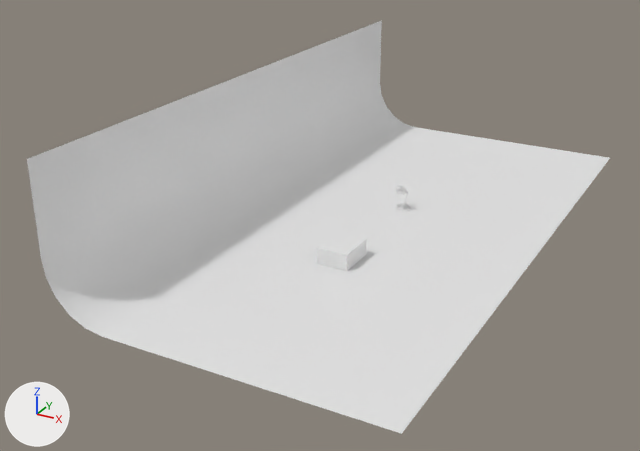
The Blender file BlenderCourse/Lamp Animation/Scene/AnimatedLamp.blend: old version first, new version second.
Both versions are drawn from a camera (50 mm lens) standing at (21.6, -48.2, 22.8) and looking at (-2.9, -3.5, 0.5). The lights are fixed; the arrows at lower left show +X, +Y and +Z.

In view in the first picture: 'BoxPlaceHolder', 'Lamp', 'Plane'.
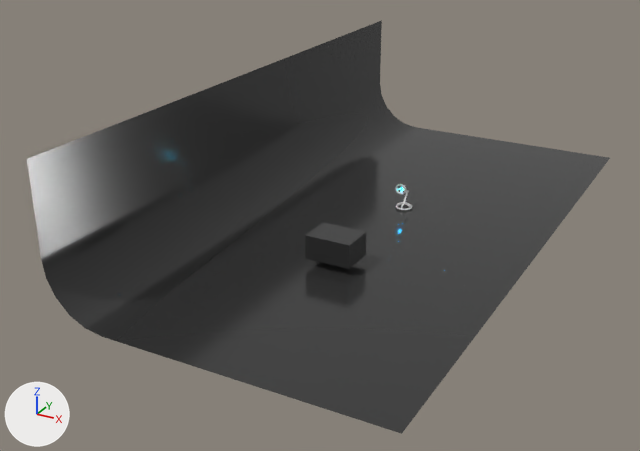
Changed parts and their boxes [x1, y1, x2, y2] in the pictures (640 x 451 px):
'Plane', recoloured (white to grey)
    both: [27, 21, 610, 434]
'BoxPlaceHolder', recoloured, moved, rescaled (24% wider, 20% taller)
    before: [317, 232, 366, 271]
    after: [305, 222, 366, 269]
'Lamp', moved
    before: [396, 185, 412, 211]
    after: [396, 184, 412, 210]

What changed in the scene script:
```text
Add mat_reflexion:
    mat_reflexion = principled_material('Reflexion')
    mat_reflexion.base_color = (0.0324, 0.0324, 0.0324)  # black #323232
    mat_reflexion.roughness = 0.15
Change me_plane:
    where me_plane.from_pydata(...)  # 18 vertices, 8 faces; spans x -9.9..9.9, y -19.8..19.8, z 0.0..8.8
    add me_plane.materials.append(mat_reflexion)  # black #323232
Change me_cube:
    where me_cube.from_pydata(...)  # 8 vertices, 6 faces; spans x -1.0..1.0, y -1.0..1.0, z -1.0..1.0
    add me_cube.materials.append(mat_reflexion)  # black #323232
Change ob_boxplaceholder:
    ob_boxplaceholder.location: (0.0, -6.23, 0.52) -> (0.0, -6.97, 1.22)
    ob_boxplaceholder.scale: (1.0, 1.23, 0.516) -> (1.42, 1.07, 0.733)
Change ob_lamp:
    ob_lamp.location: (0.0, 0.0, 0.0) -> (0.0, 2.82, 0.0)
```
